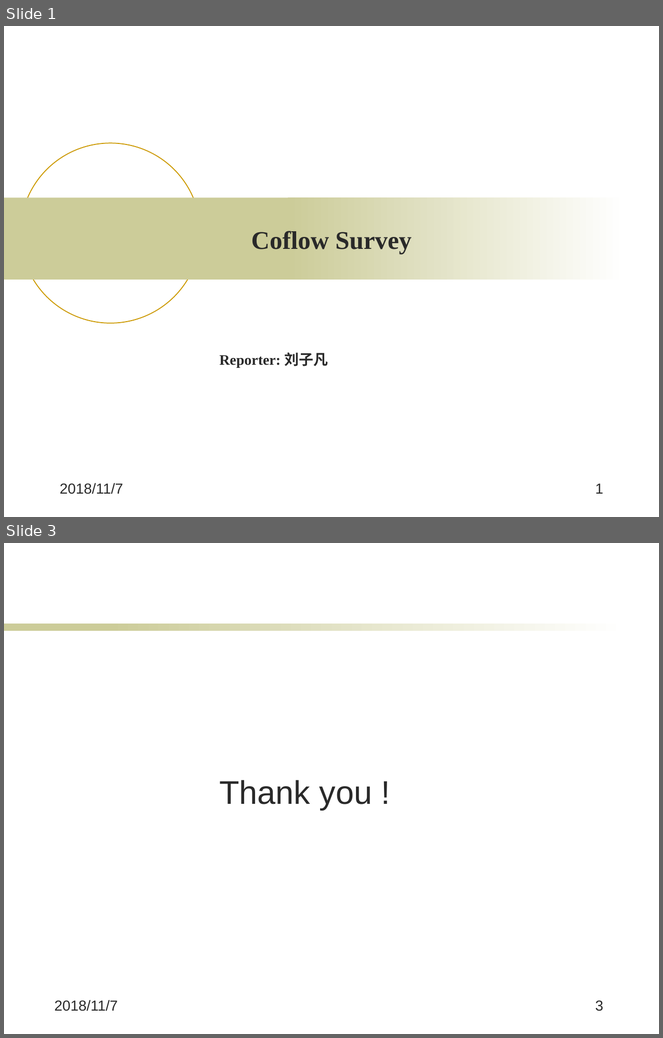
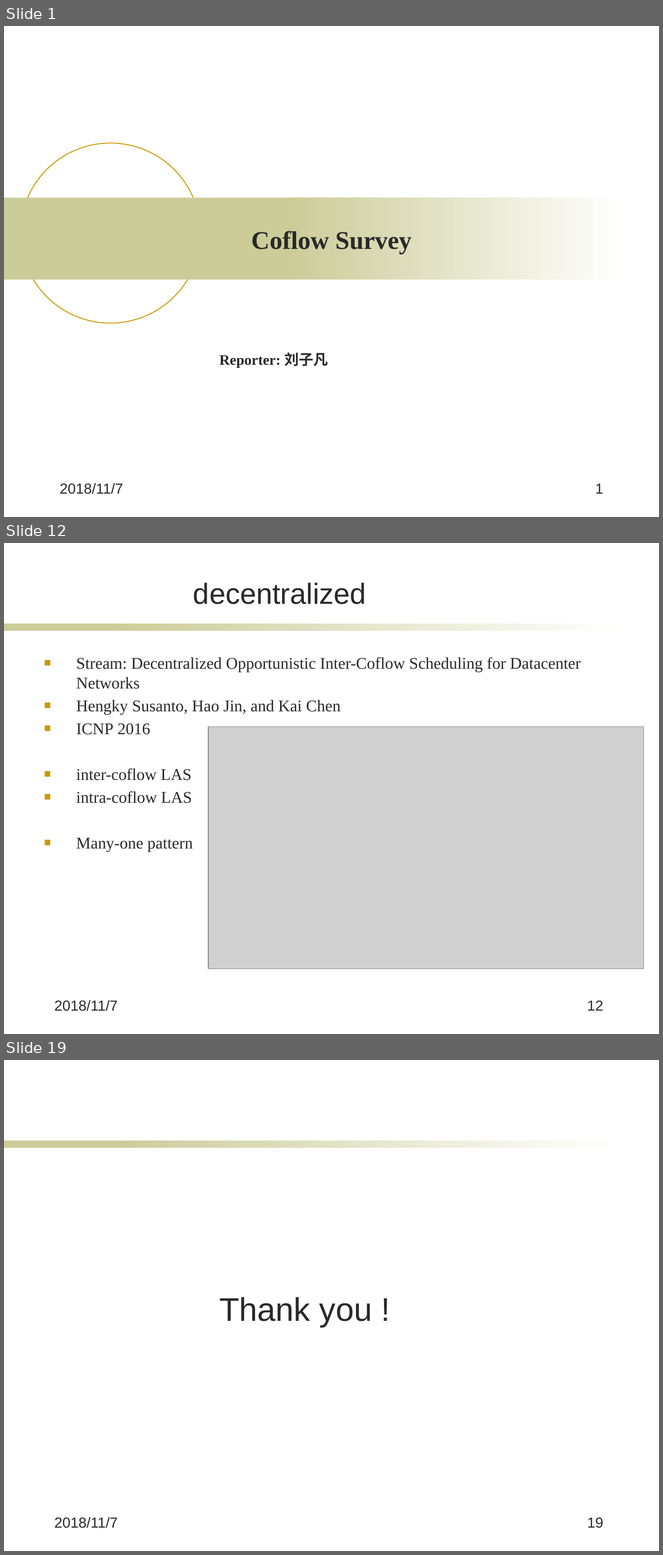
Before and after one commit to jkfhklh/papers-reading, a slide deck: 报告/coflow survey.pptx. Shown one above the other, each under a label of ours: slides 1 and 3 before the commit, slides 1, 12 and 19 after it; the slides between them are not shown. The pictures are 663x1038 and 663x1555 pixels, drawn with LibreOffice and Linux fonts; fonts in the diff are those of the drawing; grey boxes stand for pictures; background and template pictures are left out. Boxes give left, top, right and bottom in pixels: in the first picture for what was removed or moved away, otherwise in the second. Text is boxed around its words. In the diff, an @@ line names an element or a change of style, - is before the commit and + after.

```diff
--- a/报告/coflow survey.pptx
+++ b/报告/coflow survey.pptx
@@ slide 12 added at <box>4,543,659,1034</box>, background #FFFFFF; not listed: 2 template elements that a slide beside it also shows @@
@@ title added at <box>193,583,366,604</box>, 32 pt, text #292929 @@
+decentralized
@@ text added at <box>76,657,581,852</box>, 18 pt, text #292929 @@
+■ Stream: Decentralized Opportunistic Inter-Coflow Scheduling for Datacenter Networks
+■ Hengky Susanto, Hao Jin, and Kai Chen
+■ ICNP 2016
+■ inter-coflow LAS
+■ intra-coflow LAS
+■ Many-one pattern
@@ picture added at <box>208,727,644,969</box> @@
@@ text added at <box>54,1000,118,1012</box>, 16 pt, text #292929 @@
+2018/11/7
@@ page number added at <box>587,1001,604,1011</box>, 16 pt, text #292929 @@
+12
@@ what was slide 3 is now slide 19 @@
@@ page number at <box>587,1518,604,1529</box>: text changed @@
-3
+19
```
Also in this commit, not shown: 1 slide changed, 15 other slides added, 2 other files.
